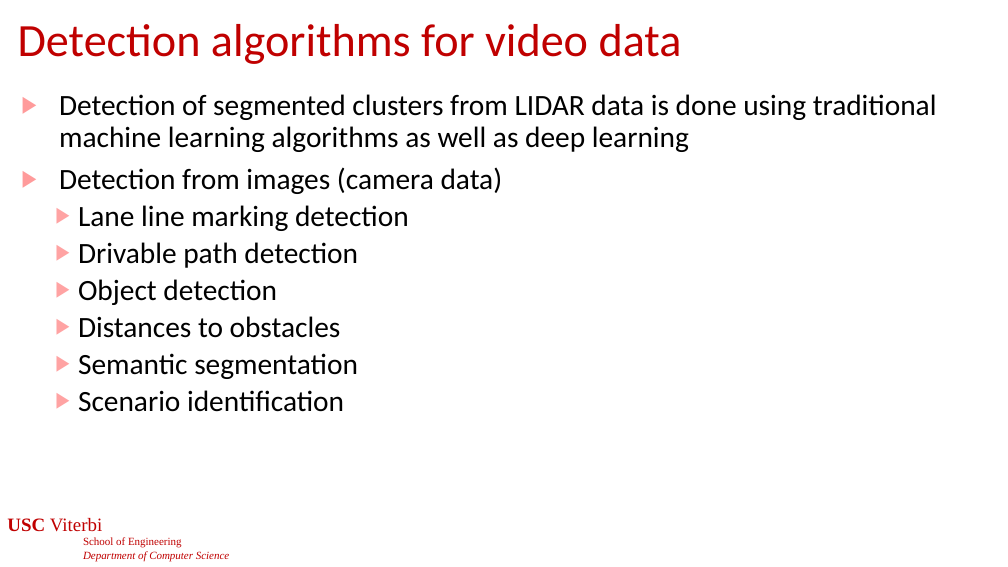
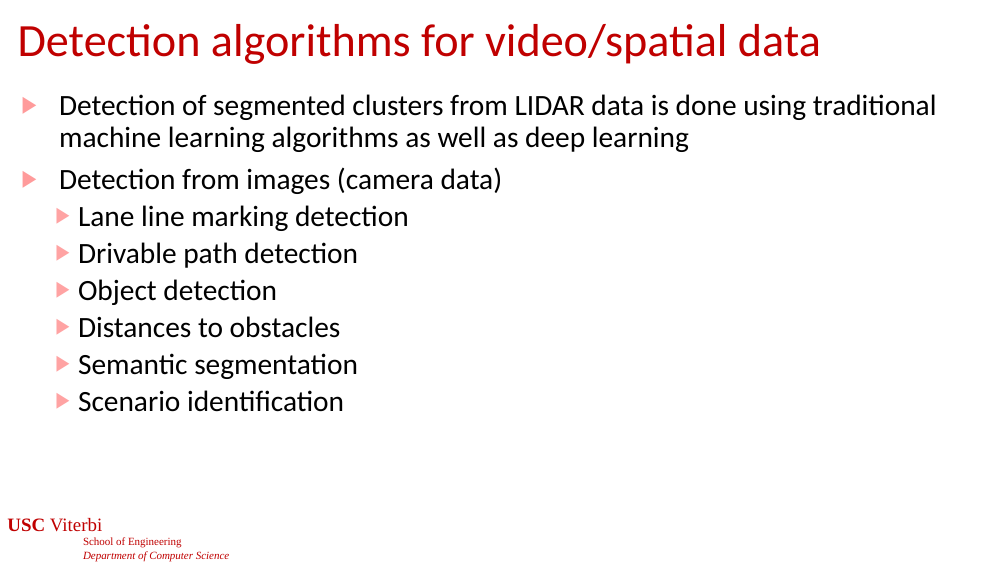
Before and after one commit to jdeshmukh/jdeshmukh.github.io, a slide deck: slide 9 of teaching/cs513slides/lecture11-SensingPerception.pptx (slide 35 before the commit). Drawn at 1008x567 pixels with LibreOffice and Linux fonts; fonts in the diff are those of the drawing; background and template pictures are left out. Boxes give left, top, right and bottom in pixels: in the first picture for what was removed or moved away, otherwise in the second. Text is boxed around its words. In the diff, an @@ line names an element or a change of style, - is before the commit and + after.

```diff
--- a/teaching/cs513slides/lecture11-SensingPerception.pptx
+++ b/teaching/cs513slides/lecture11-SensingPerception.pptx
@@ title at bbox=[18, 24, 821, 64]: text changed @@
-Detection algorithms for video data
+Detection algorithms for video/spatial data
```
Also in this commit, not shown: 10 other slides changed, 36 slides removed, 3 other files.
